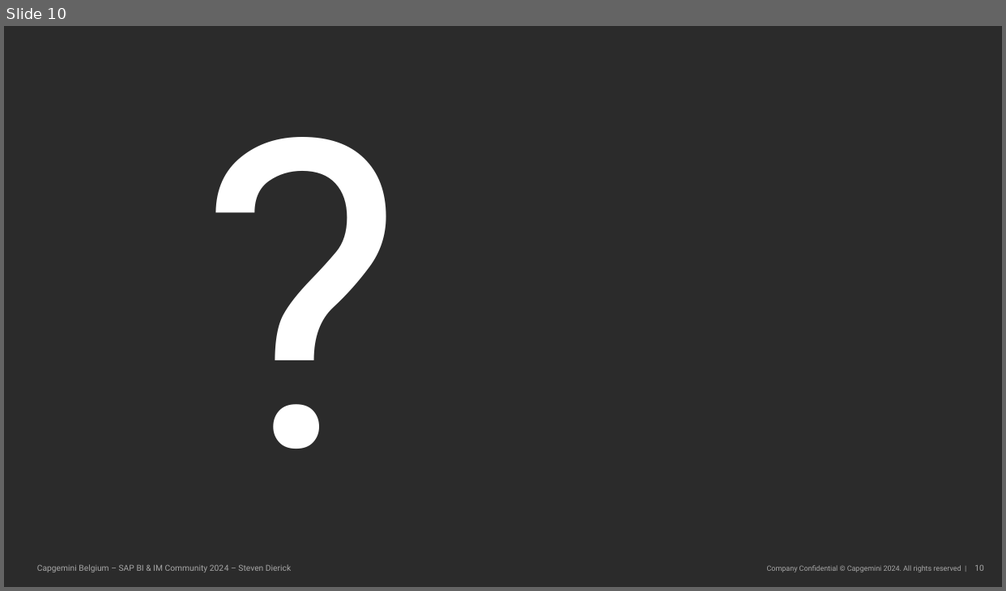
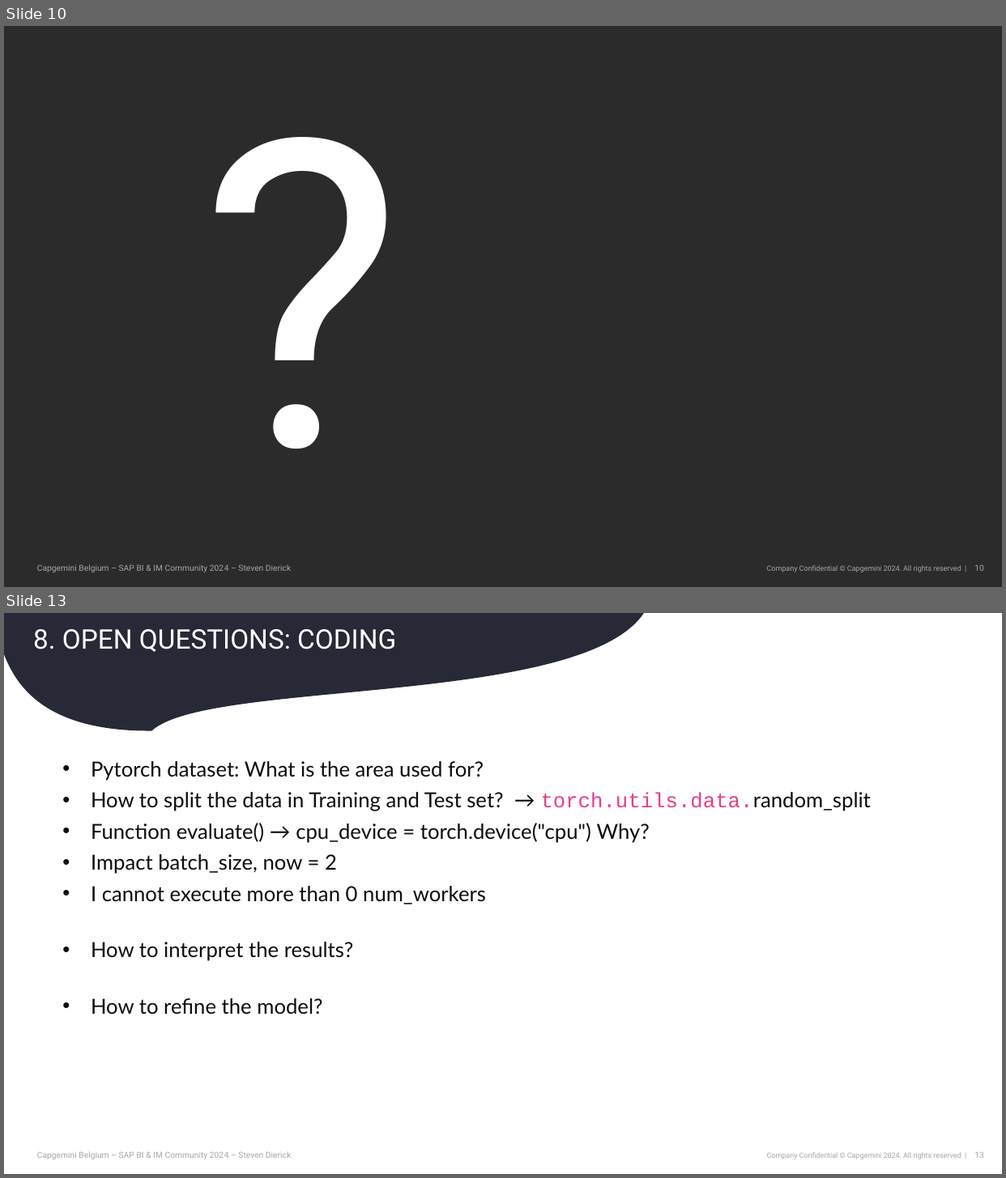
Before and after one commit to dierickonline/tower, a slide deck: High Voltage Tower Conditions.pptx. Shown one above the other, each under a label of ours: slide 10 before the commit, slides 10 and 13 after it; the slides between them are not shown. The pictures are 1006x591 and 1006x1178 pixels, drawn with LibreOffice and Linux fonts; fonts in the diff are those of the drawing; background and template pictures are left out; a plain dark background stands for a picture behind light text. Boxes give left, top, right and bottom in pixels: in the first picture for what was removed or moved away, otherwise in the second. Text is boxed around its words. In the diff, an @@ line names an element or a change of style, - is before the commit and + after.

```diff
--- a/High Voltage Tower Conditions.pptx
+++ b/High Voltage Tower Conditions.pptx
@@ slide 13 added at box(4, 613, 1002, 1174), background #FFFFFF; not listed: 3 template elements that a slide beside it also shows @@
@@ freeform shape added at box(4, 613, 644, 730), fill #272936 @@
@@ title added at box(33, 629, 396, 652), 26 pt, text #FFFFFF @@
+8. OPEN QUESTIONS: CODING
@@ text added at box(91, 761, 871, 1015), 20 pt, text #0D0D0D @@
+• Pytorch dataset: What is the area used for?
+• How to split the data in Training and Test set? → torch.utils.data.random_split
+• Function evaluate() → cpu_device = torch.device("cpu") Why?
+• Impact batch_size, now = 2
+• I cannot execute more than 0 num_workers
+• How to interpret the results?
+• How to refine the model?
```
Also in this commit, not shown: 1 slide changed, 2 other slides added.
